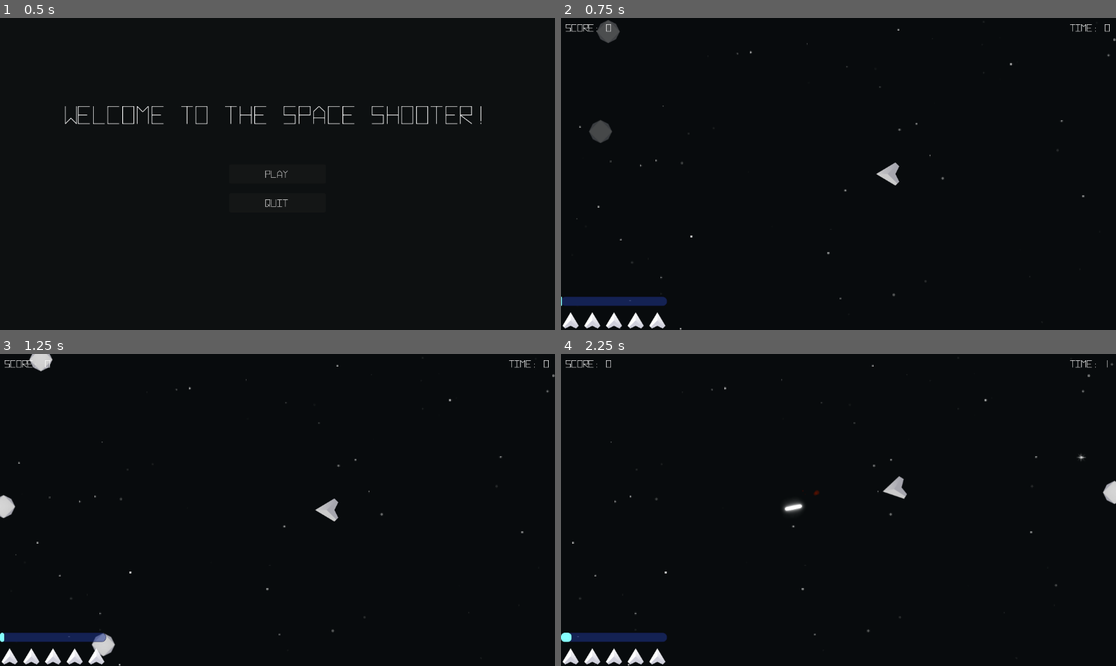
Above: before the commit, frames 1-4 (two rows, left to right).
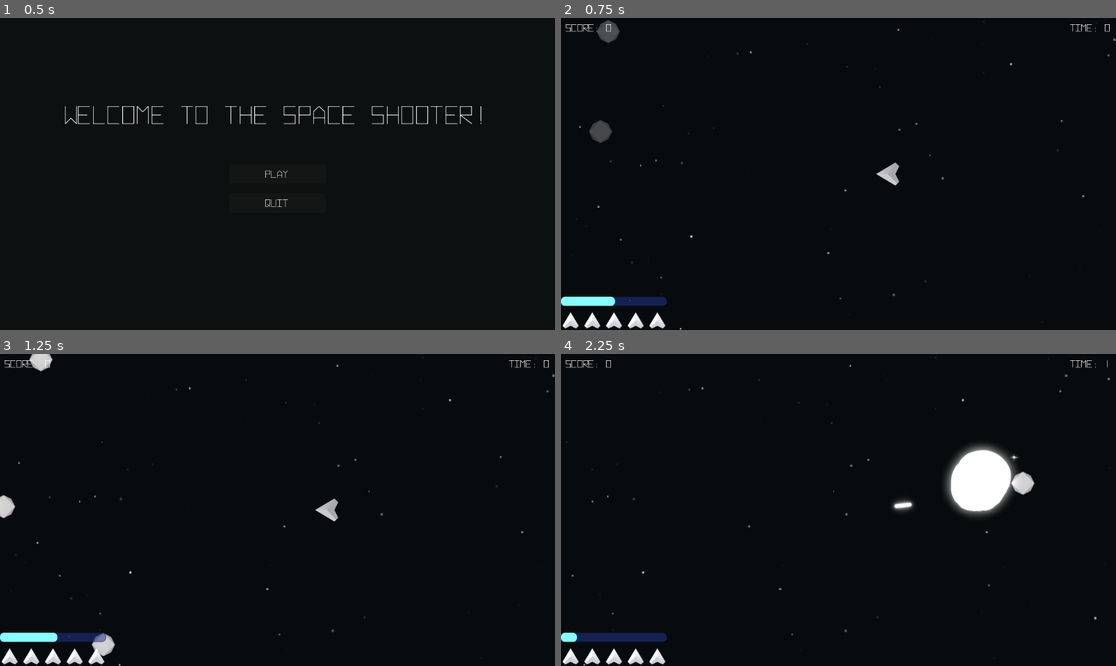
Above: after the commit, the same moments.

Repository: jtlung/Space-Shooter
Game: Godot game, scene res://UI/main_menu.tscn
The game is run twice, just before and just after one commit, with the same random seed, the same clock (stepped at 60 frames per second) and the same inputs.
Inputs (mouse positions are in pixels of both pictures, inside the frame that each line leads up to):
- Up to frame 1 (0.5 s): no input
- Up to frame 2 (0.75 s): click "Play" at 0.5 s
- Up to frame 3 (1.25 s): no input
- Up to frame 4 (2.25 s): move the mouse to (960, 494) at 1.27 s; hold W (Forward) 1.28-2.03 s; hold Space (Burst) 1.28-2.03 s; move the mouse to (727, 525) at 2.02 s; click (727, 525) at 2.1 s

Frame 1 is identical in both runs. In frame 2, 0.3% of the frame differs, in the area x 0-10%, y 89-93%; in frame 3, 0.3%; in frame 4, 3.4%, in the area x 1-100%, y 2-100%.

Commit message:
Update global.gd

Diff:
--- a/global.gd
+++ b/global.gd
@@ -88,7 +88,7 @@
 
 func reset():
 	get_tree().paused = false
-	boost = 0
+	boost = 50
 	score = 0
 	time = 0
 	lives = 5
